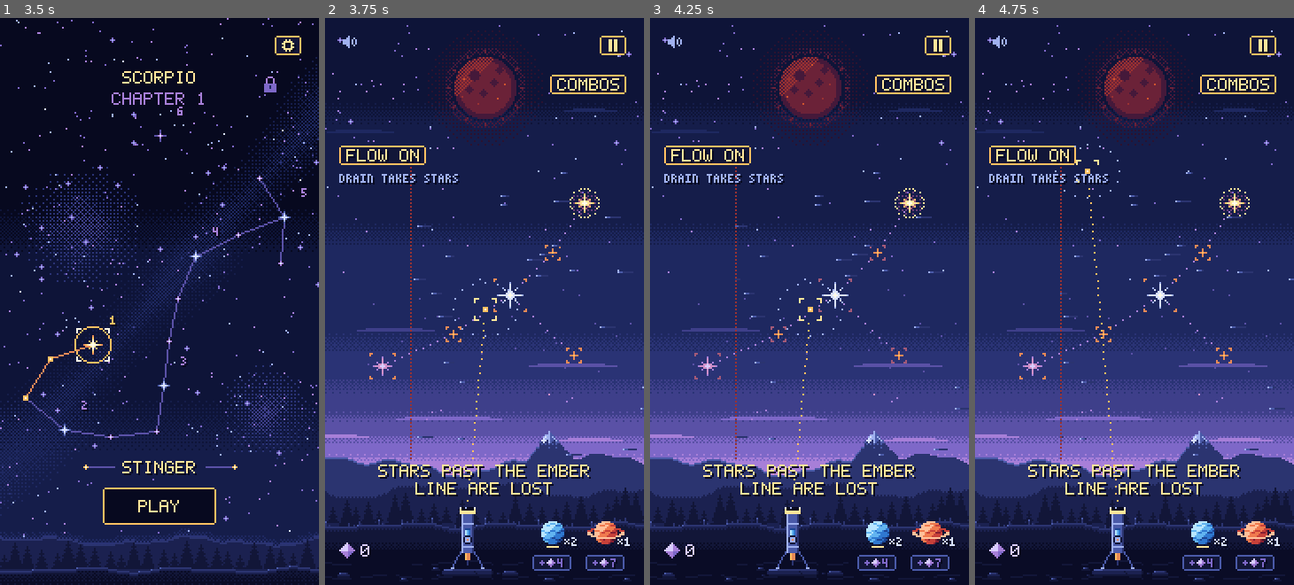
Above: before the commit, frames 1-4 (left to right).
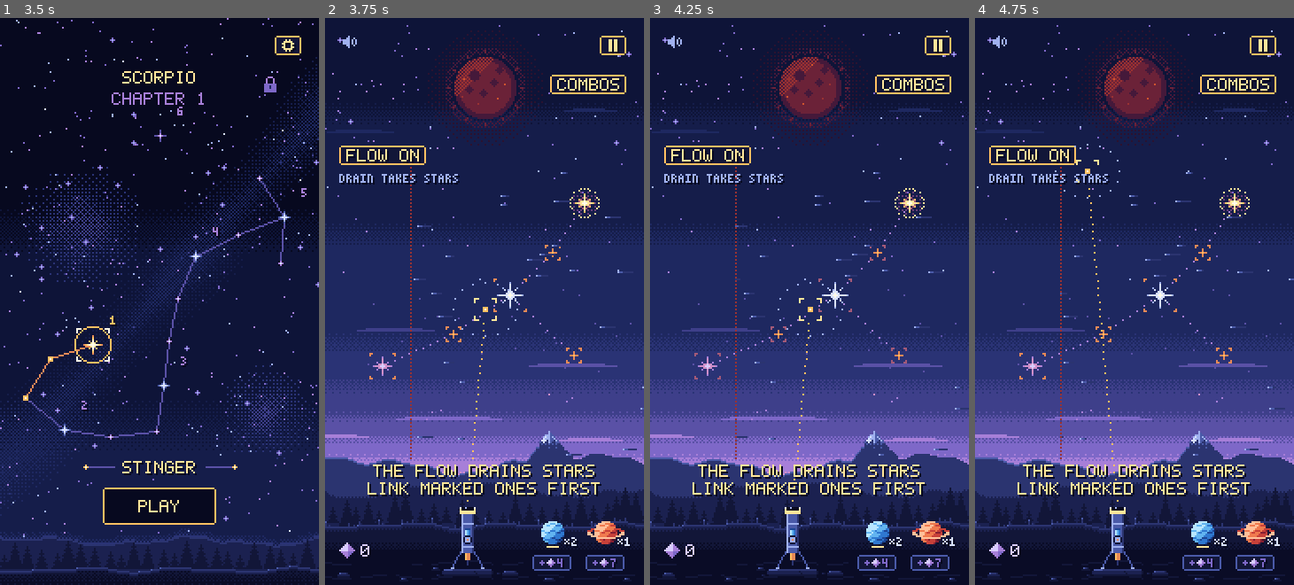
Above: after the commit, the same moments.

Repository: mrafael1/DustInSpace
Game: Godot game, scene res://game/scenes/app.tscn
Same seed, same stepped clock (60 frames per second), same inputs: the game is played once before the commit and once after it.
Inputs (mouse positions are in pixels of both pictures, inside the frame that each line leads up to):
- Up to frame 1 (3.5 s): tap Enter at 0.5 s; move the mouse to (229, 273) at 0.52 s; hold Shift 0.53-1.25 s; click (229, 273) at 0.67 s; drag from (95, 329) to (143, 414) at 1.27 s; move the mouse to (191, 176) at 2.02 s; tap Ctrl at 2.1 s; drag from (143, 414) to (63, 216) at 2.77 s
- Up to frame 2 (3.75 s): move the mouse to (580, 386) at 3.52 s; hold A from 3.53 s (still down); tap U at 3.6 s
- Up to frame 3 (4.25 s): keep holding A
- Up to frame 4 (4.75 s): release A at 4.25 s; drag from (1038, 216) to (1086, 159) at 4.27 s

Frame 1 is identical in both runs. In frame 2, 2.2% of the frame differs, in the area x 13-87%, y 78-85%; in frame 3, 2.2%; in frame 4, 2.2%.

Commit message:
feat: Aquarius and Leo say their rules as what to do, and explain a first loss (#149)
The current and heat rule lines said what happens (STARS PAST THE EMBER LINE
ARE LOST), unlike Virgo's line rewritten as an action after its playtest, and
nothing explained a loss afterwards. The lines now say what to do: link the
stars the at-risk marks show first (Aquarius), link the bigs or the smalls
the heat or cold takes (Leo). A run's first drain, burn or fade says what took
the star and what to do, once a run each; an intro's demo losses don't count,
and a loss while the stage's rule is still up leaves it be.

Co-Authored-By: Claude Opus 5.5 <noreply@anthropic.com>

Diff:
--- a/game/ui/hud.gd
+++ b/game/ui/hud.gd
@@ -80,20 +80,25 @@
 ## Orion's first hunting area of a run (#71) says what the ring means.
 const HUNT_MESSAGE: String = "LAUNCH AND ORION SHOOTS HERE"
 ## A current's rule, said once a run as the player first aims (#128: before the first launch is
-## committed; revisits and retries hear it again, it's short): it moves stars; where it drains,
-## that it takes the stars it carries past its edge; a tide or box, that it turns and drains.
-## At most 22 characters a line (132 px).
-const FLOW_MESSAGE: String = "EACH LAUNCH THE FLOW\nMOVES THE STARS"
-const DRAIN_MESSAGE: String = "STARS PAST THE EMBER\nLINE ARE LOST"
-const TIDE_MESSAGE: String = "TIDE TURNS EACH LAUNCH\nBOTH SIDES DRAIN STARS"
-const BOX_MESSAGE: String = "FLOW TURNS EACH LAUNCH\nEVERY SIDE DRAINS"
-## Leo's heat (chapter 3), said the same way: what it does, and what it takes when it burns.
+## committed; revisits and retries hear it again, it's short). Said as what to do where it takes
+## stars (#149, as Virgo's: what the flow does, then to link the stars its marks show first); the
+## plain flow, where to aim. At most 22 characters a line (132 px).
+const FLOW_MESSAGE: String = "THE FLOW CARRIES STARS\nSO AIM UPSTREAM"
+const DRAIN_MESSAGE: String = "THE FLOW DRAINS STARS\nLINK MARKED ONES FIRST"
+const TIDE_MESSAGE: String = "BOTH SIDES DRAIN STARS\nLINK MARKED ONES FIRST"
+const BOX_MESSAGE: String = "EVERY SIDE DRAINS\nLINK MARKED ONES FIRST"
+## Leo's heat (chapter 3), said the same way: what it does; where it takes stars, which to link.
 const HEAT_MESSAGE: String = "THE HEAT GROWS STARS\nEACH LAUNCH"
-const BURN_MESSAGE: String = "THE HEAT GROWS STARS\nBIG ONES BURN OUT"
+const BURN_MESSAGE: String = "LINK BIG STARS BEFORE\nA LAUNCH BURNS THEM"
 const COLD_MESSAGE: String = "THE COLD SHRINKS STARS\nEACH LAUNCH"
-const FADE_MESSAGE: String = "THE COLD SHRINKS STARS\nSMALL ONES FADE"
+const FADE_MESSAGE: String = "LINK SMALL STARS FIRST\nTHE COLD FADES THEM"
 ## Day and night (the Mane): heat and cold take turns, and each takes its own stars.
-const DAY_NIGHT_MESSAGE: String = "HEAT AND COLD SWAP\nBIGS BURN SMALLS FADE"
+const DAY_NIGHT_MESSAGE: String = "BY DAY LINK THE BIGS\nBY NIGHT THE SMALLS"
+## A run's first star lost to the flow, the heat or the cold says what took it and what to do, once
+## a run each (#149: a loss was never explained; Virgo's lone line is the model).
+const DRAIN_LOSS_MESSAGE: String = "THE FLOW TOOK A STAR\nLINK MARKED ONES FIRST"
+const BURN_LOSS_MESSAGE: String = "THE HEAT BURNED A STAR\nLINK MARKED ONES FIRST"
+const FADE_LOSS_MESSAGE: String = "THE COLD FADED A STAR\nLINK MARKED ONES FIRST"
 ## Virgo's harvest: the scythe's clock (said with its number of launches), and the bound sheaves.
 const SCYTHE_MESSAGE: String = "EVERY %d LAUNCHES THE\nSCYTHE REAPS THE SKY"
 ## Said as what to do (playtest: "lit stars must join the figure" wasn't understood).
@@ -106,10 +111,10 @@
 const QUICKEN_MESSAGE: String = "THE SCYTHE COMES\nSOONER EACH HARVEST"
 ## Virgo's clock sits this far below the Sun's centre.
 const HARVEST_CLOCK_BELOW: int = 30
-## Leo's final: the lion breathes, on every link as well as every launch.
-const BREATH_MESSAGE: String = "EVERY LINK AND LAUNCH\nFEEDS THE HEAT"
+## Leo's final: the lion breathes, on every link as well as every launch: link the bigs first.
+const BREATH_MESSAGE: String = "EVERY LINK HEATS TOO\nLINK BIG STARS FIRST"
 ## The Head: the constellation stars grow too (a big one comes back small); loose bigs burn.
-const LION_MESSAGE: String = "THE LION GROWS TOO\nBIG STARS BURN OUT"
+const LION_MESSAGE: String = "THE LION GROWS TOO\nLINK BIG STARS FIRST"
 const RULE_MESSAGE_TIME: float = 3.5
 ## A teaching line (a stage's rule, Virgo's lone star, Orion's first mark) is held this long (#152):
 ## no launch, other message or clear cuts it before it can be read; only another teaching line can.
@@ -160,6 +165,10 @@
 ## Orion's first mark has been explained this run.
 var _orion_told: bool = false
 var _current_told: bool = false
+## A launch has played this run (an intro's demo losses come before it and say nothing), and the
+## loss lines said this run.
+var _launch_shown: bool = false
+var _losses_told: Dictionary[String, bool] = {}
 ## Main sets it: how far below the burst point the player's finger goes to launch there (the
 ## telescope aims above a finger, #152), so the guided run's hand points where the finger goes.
 var launch_finger_lift: Callable
@@ -266,6 +275,8 @@
 	_build_slots(run.balance.pack_kinds())
 	_orion_told = false
 	_current_told = false
+	_launch_shown = false
+	_losses_told.clear()
 	_lone_quiet = 0.0
 	clear_message()
 	_volley.visible = run.volley != null
@@ -341,10 +352,20 @@
 	if _current_told or _run == null or (_run.current == null and _run.heat == null and _run.harvest == null):
 		return
 	_current_told = true
+	show_message(_stage_rule(), RULE_MESSAGE_TIME, true)
+
+
+## The stage's rule line: its harvest's, current's or heat's ("" without any).
+func _stage_rule() -> String:
+	if _run == null:
+		return ""
 	if _run.harvest != null:
-		show_message(harvest_rule(_run.harvest), RULE_MESSAGE_TIME, true)
-		return
-	show_message(current_rule(_run.current) if _run.current != null else heat_rule(_run.heat, _run.scorpio != null and _run.scorpio.map.heat_landmarks, _run.scorpio != null and _run.scorpio.map.heat_on_links), RULE_MESSAGE_TIME, true)
+		return harvest_rule(_run.harvest)
+	if _run.current != null:
+		return current_rule(_run.current)
+	if _run.heat != null:
+		return heat_rule(_run.heat, _run.scorpio != null and _run.scorpio.map.heat_landmarks, _run.scorpio != null and _run.scorpio.map.heat_on_links)
+	return ""
 
 
 ## Bound sheaves: a constellation star just lit alone says the scythe will cut it (once a while).
@@ -353,6 +374,27 @@
 		return
 	_lone_quiet = LONE_QUIET
 	show_message(LONE_MESSAGE, RULE_MESSAGE_TIME, true)
+
+
+## A run's first star drained, burned or faded says so, and what to do, once a run each (`changes`:
+## a shift's moves or the heat's changes). Never for an intro's demo stars, which go before any
+## launch; and not over the stage's own rule while it's still on show (it says as much already):
+## the next loss once it's gone says it.
+func _tell_loss(changes: Array) -> void:
+	if not _launch_shown or (message() != "" and message() == _stage_rule()):
+		return
+	var said: String = ""
+	for change: Variant in changes:
+		if change is StarCurrent.Move and (change as StarCurrent.Move).drained:
+			said = DRAIN_LOSS_MESSAGE
+		elif change is StarHeat.Change and (change as StarHeat.Change).lost and (change as StarHeat.Change).star_id >= 0:
+			said = FADE_LOSS_MESSAGE if (change as StarHeat.Change).is_cold() else BURN_LOSS_MESSAGE
+		if said != "":
+			break
+	if said == "" or _losses_told.has(said):
+		return
+	_losses_told[said] = true
+	show_message(said, RULE_MESSAGE_TIME, true)
 
 
 ## What Virgo's message says: the scythe's clock, the bound sheaves where it binds, tied at once,
@@ -661,6 +703,7 @@
 			_shown_loaded = event.args[0]
 		&"pack_launched":
 			_shown_packs[event.args[0]] = _shown_packs.get(event.args[0], 0) - 1
+			_launch_shown = true
 		&"big_bang_started":
 			# Streams to the counter once it bangs, like a combo's dust.
 			_dust_in_flight += event.args[2]
@@ -715,6 +758,10 @@
 		&"stars_shifted", &"stars_resized":
 			# Normally said when the player first aimed; a launch made without aiming says it here.
 			tell_current_rule()
+			_tell_loss(event.args[0])
+			return
+		&"heat_breathed":
+			_tell_loss(event.args[1])
 			return
 		&"star_marked":
 			if not _orion_told:
--- a/tests/test_current_teaching.gd
+++ b/tests/test_current_teaching.gd
@@ -173,3 +173,84 @@
 	assert_true(telescope.is_letting_go())
 	main._process(0.0)
 	assert_false(current.aiming, "let go: the preview goes with the scatter ring")
+
+
+
+func test_the_first_star_a_run_loses_says_what_took_it_and_what_to_do() -> void:
+	# #149: a loss went unexplained; Virgo's lone line is the model. Once a run each.
+	var main: Main = _main("aquarius_body")
+	var hud: Hud = main.get_node("HUD")
+	_play_intro(main)
+	assert_ne(hud.message(), Hud.DRAIN_LOSS_MESSAGE, "the intro's demo drain is no loss of the player's")
+	hud.clear_message()
+	var drained := StarCurrent.Move.new(90, Vector2i(60, 150), Vector2i(40, 150), true)
+	var carried := StarCurrent.Move.new(91, Vector2i(80, 150), Vector2i(56, 150))
+	_hud_plays(hud, &"stars_shifted", [[drained]])
+	assert_ne(hud.message(), Hud.DRAIN_LOSS_MESSAGE, "nor is a drain before the run's first launch")
+	hud.clear_message()
+	_hud_plays(hud, &"pack_launched", ["blue", Vector2i(60, 150)])
+	_hud_plays(hud, &"stars_shifted", [[carried]])
+	hud.clear_message()
+	_hud_plays(hud, &"stars_shifted", [[carried]])
+	assert_eq(hud.message(), "", "a star carried but kept says nothing")
+	_hud_plays(hud, &"stars_shifted", [[carried, drained]])
+	assert_eq(hud.message(), Hud.DRAIN_LOSS_MESSAGE, "the first drained star says it")
+	hud.clear_message()
+	_hud_plays(hud, &"stars_shifted", [[drained]])
+	assert_eq(hud.message(), "", "once a run")
+	main.start_run(Balance.load_file())
+	_play_intro(main)
+	hud.clear_message()
+	hud.tell_current_rule()
+	hud.clear_message()
+	_hud_plays(hud, &"pack_launched", ["blue", Vector2i(60, 150)])
+	_hud_plays(hud, &"stars_shifted", [[drained]])
+	assert_eq(hud.message(), Hud.DRAIN_LOSS_MESSAGE, "a new run says it again")
+
+
+func test_a_loss_while_the_stages_rule_still_shows_waits_for_the_next() -> void:
+	var main: Main = _main("aquarius_body")
+	var hud: Hud = main.get_node("HUD")
+	_play_intro(main)
+	hud.clear_message()
+	# The stage's rule on show (as at the first aim, held a moment).
+	var rule: String = Hud.DRAIN_MESSAGE
+	hud.show_message(rule, Hud.RULE_MESSAGE_TIME, true)
+	var drained := StarCurrent.Move.new(90, Vector2i(60, 150), Vector2i(40, 150), true)
+	_hud_plays(hud, &"pack_launched", ["blue", Vector2i(60, 150)])
+	_hud_plays(hud, &"stars_shifted", [[drained]])
+	assert_eq(hud.message(), rule, "the rule says as much already: it stays")
+	hud.clear_message()
+	_hud_plays(hud, &"stars_shifted", [[drained]])
+	assert_eq(hud.message(), Hud.DRAIN_LOSS_MESSAGE, "the next loss, once it's gone, says it")
+
+
+func test_a_burn_and_a_fade_each_say_theirs_and_a_lions_star_isnt_lost() -> void:
+	var main: Main = _main("leo_mane")
+	var hud: Hud = main.get_node("HUD")
+	_play_intro(main)
+	hud.tell_current_rule()
+	hud.clear_message()
+	_hud_plays(hud, &"pack_launched", ["blue", Vector2i(60, 150)])
+	var burned := StarHeat.Change.new(70, Star.Size.BIG, Star.Size.BIG, true)
+	_hud_plays(hud, &"stars_resized", [[burned]])
+	assert_eq(hud.message(), Hud.BURN_LOSS_MESSAGE)
+	hud.clear_message()
+	var faded := StarHeat.Change.new(71, Star.Size.SMALL, Star.Size.SMALL, true)
+	_hud_plays(hud, &"stars_resized", [[faded]])
+	assert_eq(hud.message(), Hud.FADE_LOSS_MESSAGE, "the cold's first loss says its own")
+	hud.clear_message()
+	var rekindled := StarHeat.Change.new(-1003, Star.Size.BIG, Star.Size.SMALL, false, true)
+	_hud_plays(hud, &"heat_breathed", [Vector2i(90, 150), [rekindled]])
+	assert_eq(hud.message(), "", "a lion's star burning back isn't a loss")
+
+
+func test_every_new_line_fits() -> void:
+	for text: String in [Hud.DRAIN_LOSS_MESSAGE, Hud.BURN_LOSS_MESSAGE, Hud.FADE_LOSS_MESSAGE, Hud.FLOW_MESSAGE, Hud.BREATH_MESSAGE]:
+		for line: String in text.split("\n"):
+			assert_lte(line.length(), 22, line)
+
+
+## The HUD plays one run event (as the sequencer would), on its own.
+func _hud_plays(hud: Hud, type: StringName, args: Array) -> void:
+	hud.call("_on_event_played", EventSequencer.RunEvent.new(type, args))
Not shown, changed: docs/design.md
